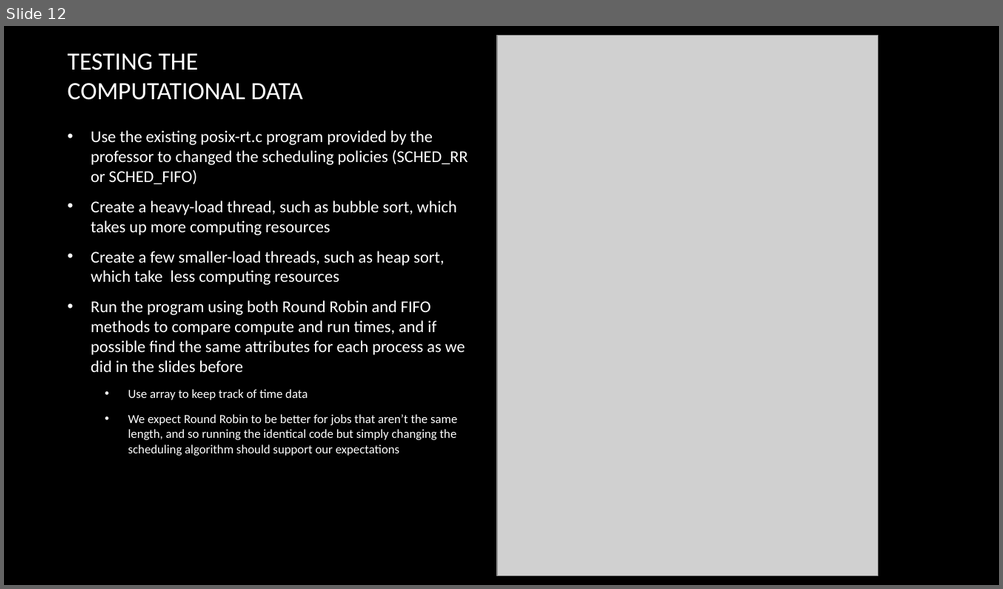
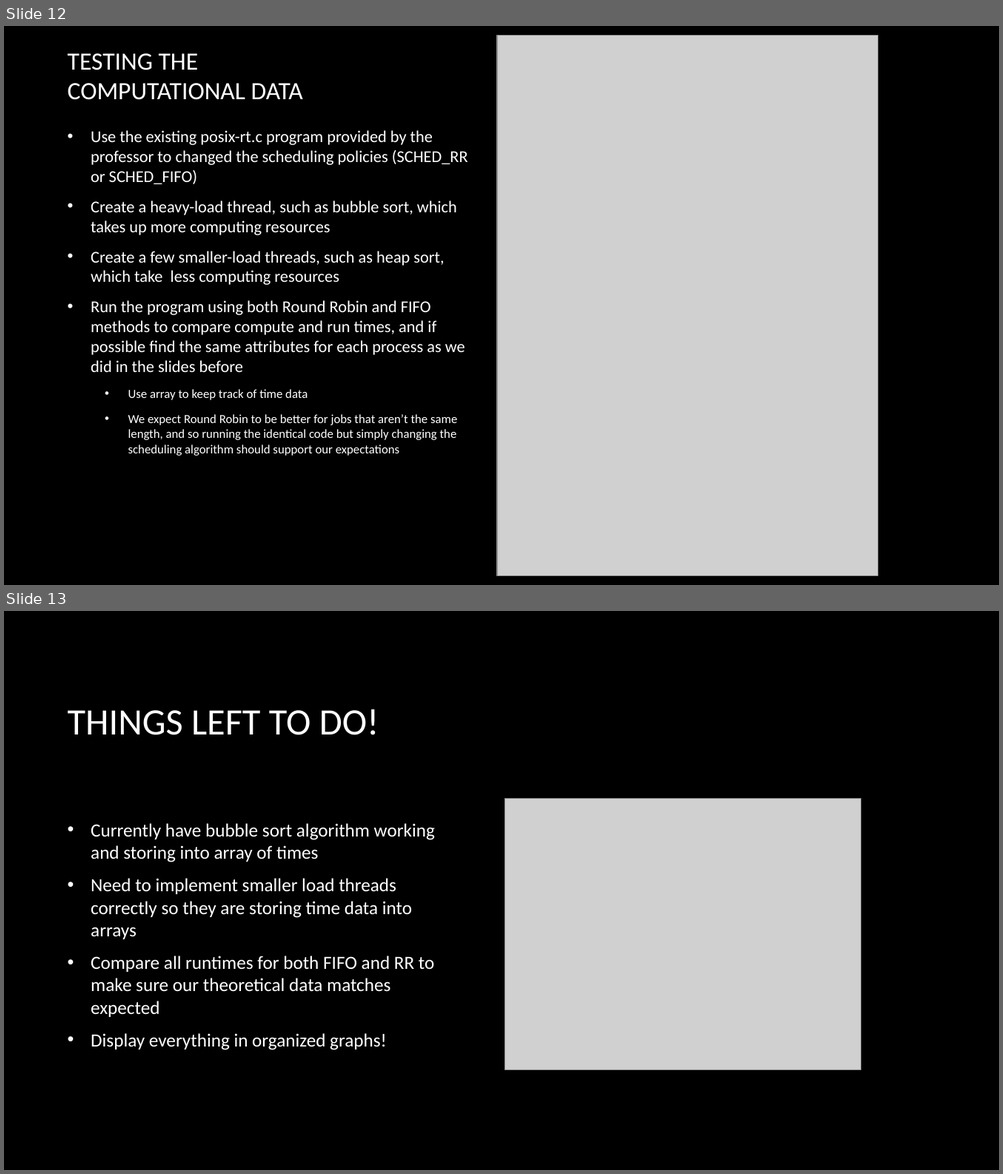
Before and after one commit to axm862/EECS338, a slide deck: Presentation Slides.pptx. Shown one above the other, each under a label of ours: slide 12 before the commit, slides 12 and 13 after it. The pictures are 1003x589 and 1003x1174 pixels, drawn with LibreOffice and Linux fonts; fonts in the diff are those of the drawing; grey boxes stand for pictures; background and template pictures are left out. Boxes give left, top, right and bottom in pixels: in the first picture for what was removed or moved away, otherwise in the second. Text is boxed around its words. In the diff, an @@ line names an element or a change of style, - is before the commit and + after.

Commit message:
ppt update

```diff
--- a/Presentation Slides.pptx
+++ b/Presentation Slides.pptx
@@ slide 13 added at [4, 611, 999, 1170], background picture (left out) @@
@@ title added at [68, 709, 379, 735], 36 pt, text #FFFFFF @@
+THINGS LEFT TO DO!
@@ picture added at [505, 799, 860, 1071] @@
@@ text added at [91, 823, 435, 1051], 18 pt, text #FFFFFF @@
+• Currently have bubble sort algorithm working and storing into array of times
+• Need to implement smaller load threads correctly so they are storing time data into arrays
+• Compare all runtimes for both FIFO and RR to make sure our theoretical data matches expected
+• Display everything in organized graphs!
```
